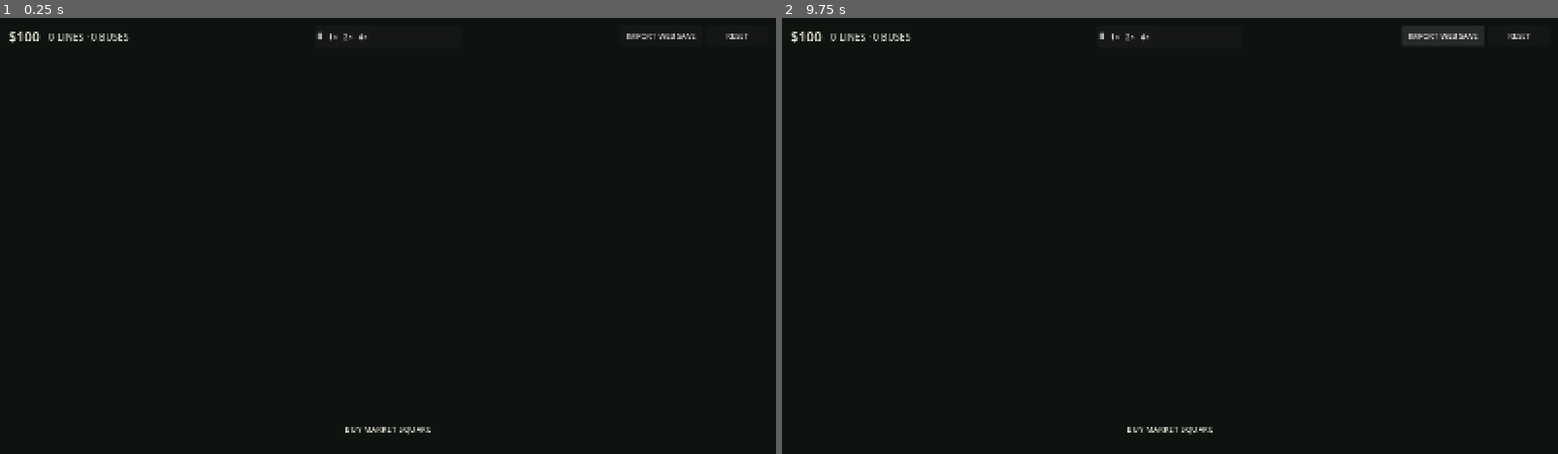
Above: before the commit, frames 1-2 (left to right).
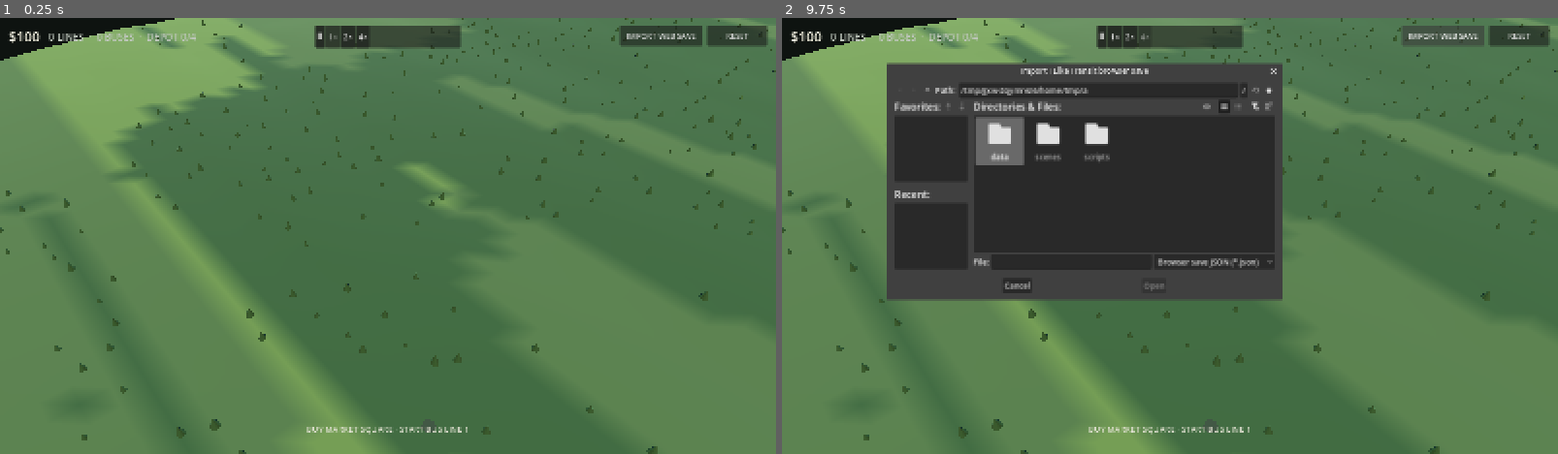
Above: after the commit, the same moments.

Repository: DawidCiesla/I_like_networks
Game: Godot game, scene res://scenes/main.tscn
Two runs of this game, one before a commit and one after it. Both use one fixed random seed, a clock stepped at 60 frames per second and the inputs below.
Inputs:
- Up to frame 1 (0.25 s): no input
- Up to frame 2 (9.75 s): click "Ⅱ" at 0.5 s; click "1×" at 1.25 s; click "2×" at 2 s; click "4×" at 2.75 s; click "Ⅱ" at 3.5 s; click "1×" at 4.25 s; click "2×" at 5 s; click "4×" at 5.75 s; click "Ⅱ" at 6.5 s; click "1×" at 7.25 s; click "2×" at 8 s; click "4×" at 8.75 s; click "IMPORT WEB SAVE" at 9.5 s

The runs differ from the first frame. In frame 1, 99% of the frame differs, in the area x 0-100%, y 0-100%; in frame 2, 98%.

Commit message:
Fix Godot 4.7 strict typing and parser compatibility
* fix: make game store typing explicit for Godot 4.7

* fix: add Godot 4.7 types to city plan generation

* fix: type road topology math for Godot 4.7

* fix: type transport layout helpers for Godot 4.7

* fix: type terrain calculations for Godot 4.7

* fix: type vegetation geometry for Godot 4.7

* fix: make city runtime Variant boundaries explicit for Godot 4.7

* fix: type city renderer calculations for Godot 4.7

* fix: type network ribbon vertices for Godot 4.7

* fix: type passenger effects and station lookup for Godot 4.7

* fix: type traffic interpolation for Godot 4.7

* fix: avoid Godot 4.7 convert builtin collision

* fix: type self-test values and use renamed browser importer

* chore: target Godot 4.7

* refactor: remove Variant config lookup from stop pricing

* docs: update runtime target to Godot 4.7

* docs: update runtime target to Godot 4.7

* ci: validate Godot 4.7 project and self-test

Diff:
--- a/godot/project.godot
+++ b/godot/project.godot
@@ -8,7 +8,7 @@
 
 config/name="I Like Transit"
 run/main_scene="res://scenes/main.tscn"
-config/features=PackedStringArray("4.6", "GL Compatibility")
+config/features=PackedStringArray("4.7", "GL Compatibility")
 
 [autoload]
 
--- a/godot/scripts/city/city_plan_generator.gd
+++ b/godot/scripts/city/city_plan_generator.gd
@@ -235,8 +235,8 @@
 	var local_offset := float(spec["halfWidth"]) * 0.58
 	for side in [-1.0, 1.0]:
 		var local_id := "local-%s-%s" % [spec["id"], "left" if side < 0.0 else "right"]
-		var start := stop + outward * float(spec["depth"]) * 0.18 + tangent * local_offset * side
-		var end := stop + outward * float(spec["depth"]) * 0.92 + tangent * local_offset * side
+		var start: Vector2 = stop + outward * float(spec["depth"]) * 0.18 + tangent * local_offset * side
+		var end: Vector2 = stop + outward * float(spec["depth"]) * 0.92 + tangent * local_offset * side
 		var parents: Array = [collector_id]
 		if not cross_ids.is_empty():
 			parents = [cross_ids[0]]
@@ -335,7 +335,7 @@
 			var zone := _zone_for(spec, seed, serial)
 			var size := _footprint(str(spec["id"]), zone, density)
 			var offset := Topology.road_half_width(str(road["class"])) + float(size.y) * 0.55 + 10.0
-			var position := center + normal * offset * side
+			var position: Vector2 = center + normal * offset * side
 			position += direction * ((_unit_random(seed, "%s:parcel-jitter:%d" % [spec["id"], serial]) - 0.5) * 18.0)
 
 			if not _parcel_allowed(seed, position, size, all_roads, reservations):
@@ -453,12 +453,12 @@
 	if _inside_reservation(position, size, reservations):
 		return false
 
-	var radius := max(size.x, size.y) * 0.44
+	var radius: float = maxf(size.x, size.y) * 0.44
 	for road in roads:
 		var closest := Topology.closest_point_on_road(position, road)
 		if closest.is_empty():
 			continue
-		var minimum := radius + Topology.road_half_width(str(road.get("class", "local"))) + 5.0
+		var minimum: float = radius + Topology.road_half_width(str(road.get("class", "local"))) + 5.0
 		if float(closest["distance"]) < minimum and str(road.get("id", "")) != "":
 			var frontage_relax := str(road.get("class", "")) in ["local", "collector"]
 			if not frontage_relax or float(closest["distance"]) < Topology.road_half_width(str(road.get("class", "local"))) + 4.0:
--- a/godot/scripts/city/city_runtime.gd
+++ b/godot/scripts/city/city_runtime.gd
@@ -107,7 +107,7 @@
 		return false
 
 	if unlock.has("districtId"):
-		var district := _find_by_id(store.city["districts"], str(unlock["districtId"]))
+		var district: Variant = _find_by_id(store.city["districts"], str(unlock["districtId"]))
 		return district != null and str(district.get("status", "")) == "active"
 
 	var line_key := str(unlock.get("lineKey", ""))
@@ -133,18 +133,18 @@
 
 static func _activate_blocks(city: Dictionary, district: Dictionary) -> void:
 	for block_id in district.get("blockIds", []):
-		var block := _find_by_id(city["blocks"], str(block_id))
+		var block: Variant = _find_by_id(city["blocks"], str(block_id))
 		if block != null:
 			block["status"] = "active"
 
 static func _district_pressure(store: Node, district: Dictionary) -> float:
 	var line_key := str(district.get("lineKey", "line1"))
 	var line: Dictionary = store.lines.get(line_key, store.lines["line1"])
-	var age := max(0.0, float(store.city["time_seconds"]) - float(district.get("activatedAt", 0.0)))
-	var age_score := min(3.5, age / 40.0)
-	var stop_score := max(0, int(line.get("stop_count", 0)) - 1) * 0.35
-	var ridership_score := min(2.5, float(line.get("last_delivered_ppm", 0.0)) / 8.0)
-	var fleet_score := min(1.5, float(line.get("fleet_count", 0)) * 0.25)
+	var age: float = maxf(0.0, float(store.city["time_seconds"]) - float(district.get("activatedAt", 0.0)))
+	var age_score: float = minf(3.5, age / 40.0)
+	var stop_score: float = float(maxi(0, int(line.get("stop_count", 0)) - 1)) * 0.35
+	var ridership_score: float = minf(2.5, float(line.get("last_delivered_ppm", 0.0)) / 8.0)
+	var fleet_score: float = minf(1.5, float(line.get("fleet_count", 0)) * 0.25)
 	var interchange_bonus := 1.2 if str(district.get("id", "")) == "park" and bool(store.lines["line2"].get("built", false)) else 0.0
 	var central_bonus := 0.8 if str(district.get("theme", "")) == "central" else 0.0
 	return 0.6 + age_score + stop_score + ridership_score + fleet_score + interchange_bonus + central_bonus
@@ -172,7 +172,7 @@
 
 static func _road_dependencies_built(city: Dictionary, road: Dictionary) -> bool:
 	for parent_id in road.get("parentRoadIds", []):
-		var parent := _find_by_id(city["roads"], str(parent_id))
+		var parent: Variant = _find_by_id(city["roads"], str(parent_id))
 		if parent == null or str(parent.get("status", "")) != "built":
 			return false
 	return true
@@ -236,7 +236,7 @@
 			return false
 
 	var pressure := _district_pressure(store, district)
-	var age := max(0.0, float(store.city["time_seconds"]) - float(district.get("activatedAt", 0.0)))
+	var age: float = maxf(0.0, float(store.city["time_seconds"]) - float(district.get("activatedAt", 0.0)))
 	var parcels: Array = []
 
 	for parcel in store.city["parcels"]:
@@ -281,7 +281,7 @@
 	var frontage := str(parcel.get("frontageRoadId", ""))
 	if frontage.is_empty():
 		return false
-	var road := _find_by_id(city["roads"], frontage)
+	var road: Variant = _find_by_id(city["roads"], frontage)
 	return road != null and str(road.get("status", "")) == "built"
 
 static func _building_profile(district: Dictionary, parcel: Dictionary, pressure: float) -> Dictionary:
@@ -363,7 +363,7 @@
 static func _project_can_start(city: Dictionary, project: Dictionary) -> bool:
 	if str(project.get("type", "")) != "road":
 		return true
-	var road := _find_by_id(city["roads"], str(project.get("targetId", "")))
+	var road: Variant = _find_by_id(city["roads"], str(project.get("targetId", "")))
 	return road != null and _road_dependencies_built(city, road)
 
 static func _start_eligible_projects(city: Dictionary) -> bool:
@@ -399,11 +399,11 @@
 		changed = true
 
 		if str(project["type"]) == "road":
-			var road := _find_by_id(city["roads"], str(project["targetId"]))
+			var road: Variant = _find_by_id(city["roads"], str(project["targetId"]))
 			if road != null:
 				road["status"] = "constructing"
 		else:
-			var parcel := _find_by_id(city["parcels"], str(project["targetId"]))
+			var parcel: Variant = _find_by_id(city["parcels"], str(project["targetId"]))
 			if parcel != null:
 				var building_id := "building-%s" % str(parcel["id"])
 				parcel["buildingId"] = building_id
@@ -432,7 +432,7 @@
 		if str(project.get("status", "")) != "active":
 			continue
 
-		var progress := clamp(
+		var progress: float = clampf(
 			float(project.get("progress", 0.0))
 			+ delta_seconds / max(0.01, float(project.get("duration", 1.0))),
 			0.0,
@@ -442,11 +442,11 @@
 		changed = true
 
 		if str(project["type"]) == "road":
-			var road := _find_by_id(city["roads"], str(project["targetId"]))
+			var road: Variant = _find_by_id(city["roads"], str(project["targetId"]))
 			if road != null:
 				road["constructionProgress"] = progress
 		else:
-			var building := _find_building_by_parcel(city, str(project["targetId"]))
+			var building: Variant = _find_building_by_parcel(city, str(project["targetId"]))
 			if building != null:
 				building["constructionProgress"] = progress
 
@@ -461,17 +461,17 @@
 	project["completedAt"] = float(city["time_seconds"])
 
 	if str(project["type"]) == "road":
-		var road := _find_by_id(city["roads"], str(project["targetId"]))
+		var road: Variant = _find_by_id(city["roads"], str(project["targetId"]))
 		if road != null:
 			road["status"] = "built"
 			road["constructionProgress"] = 1.0
 		return
 
-	var parcel := _find_by_id(city["parcels"], str(project["targetId"]))
+	var parcel: Variant = _find_by_id(city["parcels"], str(project["targetId"]))
 	if parcel != null:
 		parcel["status"] = "built"
 
-	var building := _find_building_by_parcel(city, str(project["targetId"]))
+	var building: Variant = _find_building_by_parcel(city, str(project["targetId"]))
 	if building != null:
 		building["status"] = "built"
 		building["constructionProgress"] = 1.0
@@ -491,7 +491,7 @@
 		district["developmentLevel"] = float(built) / float(parcel_ids.size())
 
 static func _parcel_frontage_angle(city: Dictionary, parcel: Dictionary) -> float:
-	var road := _find_by_id(city["roads"], str(parcel.get("frontageRoadId", "")))
+	var road: Variant = _find_by_id(city["roads"], str(parcel.get("frontageRoadId", "")))
 	if road == null:
 		return 0.0
 
@@ -512,8 +512,8 @@
 		var length_sq := ab.length_squared()
 		if length_sq <= 0.000000001:
 			continue
-		var t := clamp((parcel_point - a).dot(ab) / length_sq, 0.0, 1.0)
-		var projected := a + ab * t
+		var t: float = clampf((parcel_point - a).dot(ab) / length_sq, 0.0, 1.0)
+		var projected: Vector2 = a + ab * t
 		var distance := parcel_point.distance_to(projected)
 		if distance < best_distance:
 			best_distance = distance
--- a/godot/scripts/city/road_topology.gd
+++ b/godot/scripts/city/road_topology.gd
@@ -31,8 +31,8 @@
 			"distance": point.distance_to(a),
 		}
 
-	var t := clamp((point - a).dot(ab) / length_squared, 0.0, 1.0)
-	var projection := a + ab * t
+	var t: float = clampf((point - a).dot(ab) / length_squared, 0.0, 1.0)
+	var projection: Vector2 = a + ab * t
 	return {
 		"point": projection,
 		"t": t,
@@ -105,7 +105,7 @@
 				var c := _to_vec(other_points[second_index])
 				var d := _to_vec(other_points[second_index + 1])
 				var second_direction := (d - c).normalized()
-				var dot := abs(first_direction.dot(second_direction))
+				var dot: float = absf(first_direction.dot(second_direction))
 				if dot < 0.94:
 					continue
 				var minimum := (
--- a/godot/scripts/core/game_store.gd
+++ b/godot/scripts/core/game_store.gd
@@ -143,7 +143,7 @@
 		return true
 
 	for line_key in Data.LINE_KEYS:
-		var index := Data.STATION_IDS[line_key].find(station_id)
+		var index: int = Data.STATION_IDS[line_key].find(station_id)
 		if index < 0:
 			continue
 
@@ -162,7 +162,7 @@
 		var line: Dictionary = lines[line_key]
 		if not bool(line["built"]):
 			continue
-		var index := Data.STATION_IDS[line_key].find(station_id)
+		var index: int = Data.STATION_IDS[line_key].find(station_id)
 		if index >= 0 and index < int(line["stop_count"]):
 			result.append(line_key)
 	return result
@@ -173,7 +173,7 @@
 		var line: Dictionary = lines[line_key]
 		if not bool(line["built"]):
 			continue
-		var stop_index := Data.STATION_IDS[line_key].find(station_id)
+		var stop_index: int = Data.STATION_IDS[line_key].find(station_id)
 		if stop_index >= 0 and stop_index < int(line["stop_count"]):
 			total += stop_waiting_passengers(line_key, stop_index)
 	return total
@@ -197,7 +197,7 @@
 
 func line_route_length_km(line_key: String) -> float:
 	var line: Dictionary = lines[line_key]
-	var segment_count := max(0, int(line["stop_count"]) - 1)
+	var segment_count: int = maxi(0, int(line["stop_count"]) - 1)
 	var lengths: Array = Data.LINE_CONFIG[line_key]["segment_lengths_km"]
 	var total := 0.0
 	for index in range(segment_count):
@@ -293,7 +293,7 @@
 	for line_key in Data.LINE_KEYS:
 		if bool(lines[line_key]["built"]):
 			built_lines += 1
-	var purchased := max(0, garage_used() - built_lines)
+	var purchased: int = maxi(0, garage_used() - built_lines)
 	return roundi(
 		float(Data.ECONOMY["bus_base_cost"])
 		* pow(float(Data.ECONOMY["bus_cost_growth"]), purchased)
@@ -301,14 +301,35 @@
 
 func next_stop_cost(line_key: String) -> int:
 	var line: Dictionary = lines[line_key]
-	var config := {
-		"line1": [Data.ECONOMY["line1_stop_base_cost"], Data.ECONOMY["line1_stop_cost_growth"], 1],
-		"line2": [Data.ECONOMY["line2_stop_base_cost"], Data.ECONOMY["line2_stop_cost_growth"], 2],
-		"line3": [Data.ECONOMY["line3_stop_base_cost"], Data.ECONOMY["line3_stop_cost_growth"], 2],
-		"line4": [Data.ECONOMY["line4_stop_base_cost"], Data.ECONOMY["line4_stop_cost_growth"], 2],
-	}[line_key]
-	var purchased := max(0, int(line["stop_count"]) - int(config[2]))
-	return roundi(float(config[0]) * pow(float(config[1]), purchased))
+	var base_cost: float = 0.0
+	var growth: float = 1.0
+	var included_stops: int = 1
+
+	match line_key:
+		"line1":
+			base_cost = float(Data.ECONOMY["line1_stop_base_cost"])
+			growth = float(Data.ECONOMY["line1_stop_cost_growth"])
+			included_stops = 1
+		"line2":
+			base_cost = float(Data.ECONOMY["line2_stop_base_cost"])
+			growth = float(Data.ECONOMY["line2_stop_cost_growth"])
+			included_stops = 2
+		"line3":
+			base_cost = float(Data.ECONOMY["line3_stop_base_cost"])
+			growth = float(Data.ECONOMY["line3_stop_cost_growth"])
+			included_stops = 2
+		"line4":
+			base_cost = float(Data.ECONOMY["line4_stop_base_cost"])
+			growth = float(Data.ECONOMY["line4_stop_cost_growth"])
+			included_stops = 2
+		_:
+			return 0
+
+	var purchased: int = maxi(
+		0,
+		int(line["stop_count"]) - included_stops
+	)
+	return roundi(base_cost * pow(growth, purchased))
 
 func can_build_depot() -> bool:
 	return not bool(depot["built"]) and int(lines["line1"]["stop_count"]) >= 3
@@ -685,7 +706,7 @@
 		if waiting <= 0.0:
 			continue
 
-		var take := min(waiting, available_space)
+		var take: float = minf(waiting, available_space)
 		row[destination] = waiting - take
 		onboard[destination] = float(onboard[destination]) + take
 		vehicle["onboard_passengers"] = float(vehicle["onboard_passengers"]) + take
@@ -749,8 +770,8 @@
 
 	while remaining > 0.0 and guard < 8:
 		guard += 1
-		var phase_remaining := max(0.0, float(vehicle["phase_minutes_remaining"]))
-		var step := min(remaining, phase_remaining)
+		var phase_remaining: float = maxf(0.0, float(vehicle["phase_minutes_remaining"]))
+		var step: float = minf(remaining, phase_remaining)
 		vehicle["phase_minutes_remaining"] = float(vehicle["phase_minutes_remaining"]) - step
 		remaining -= step
 
@@ -797,8 +818,8 @@
 	if real_delta_seconds <= 0.0 or simulation_speed <= 0:
 		return false
 
-	var delta_seconds := min(real_delta_seconds, 0.25) * float(simulation_speed)
-	var delta_minutes := delta_seconds * float(Data.GAME_MINUTES_PER_REAL_SECOND)
+	var delta_seconds: float = minf(real_delta_seconds, 0.25) * float(simulation_speed)
+	var delta_minutes: float = delta_seconds * float(Data.GAME_MINUTES_PER_REAL_SECOND)
 	elapsed_seconds += delta_seconds
 
 	for line_key in Data.LINE_KEYS:
@@ -826,8 +847,8 @@
 				if current_stop > next_stop:
 					route.reverse()
 
-				var duration := max(0.000001, float(vehicle["phase_duration_minutes"]))
-				var progress := clamp(
+				var duration: float = maxf(0.000001, float(vehicle["phase_duration_minutes"]))
+				var progress: float = clampf(
 					1.0 - float(vehicle["phase_minutes_remaining"]) / duration,
 					0.0,
 					1.0
--- a/godot/scripts/debug/self_test.gd
+++ b/godot/scripts/debug/self_test.gd
@@ -67,13 +67,13 @@
 	store.reset_state(false)
 	store.money = 10_000.0
 
-	var before := store.money
+	var before: float = float(store.money)
 	assert(store.build_next_stop("line1"))
 	assert(bool(store.lines["line1"]["built"]))
 	assert(int(store.lines["line1"]["fleet_count"]) == 1)
 	assert(float(store.stats["lifetime_revenue"]) == 0.0)
 
-	var after_purchase := store.money
+	var after_purchase: float = float(store.money)
 	assert(after_purchase < before)
 
 	store._advance_simulation(0.5)
@@ -217,7 +217,7 @@
 		},
 	}
 
-	var converted := BrowserImporter.convert(web_state)
+	var converted := BrowserImporter.convert_browser_save(web_state)
 	assert(not converted.is_empty())
 	assert(int(converted["version"]) == Data.GAME_VERSION)
 	assert(is_equal_approx(float(converted["money"]), 4321.0))
--- a/godot/scripts/persistence/browser_save_importer.gd
+++ b/godot/scripts/persistence/browser_save_importer.gd
@@ -13,9 +13,9 @@
 	if typeof(parsed) != TYPE_DICTIONARY:
 		return {}
 
-	return convert(parsed)
+	return convert_browser_save(parsed)
 
-static func convert(parsed: Dictionary) -> Dictionary:
+static func convert_browser_save(parsed: Dictionary) -> Dictionary:
 	var source: Dictionary = parsed.get("state", parsed)
 	var web_version := int(source.get("version", 0))
 	if web_version < 6 or web_version > 12:
--- a/godot/scripts/render/city_renderer.gd
+++ b/godot/scripts/render/city_renderer.gd
@@ -170,7 +170,7 @@
 		var normal := Vector2(-direction.y, direction.x)
 
 		for side in [-1.0, 1.0]:
-			var point := points[index] + normal * width * 0.5 * side
+			var point: Vector2 = points[index] + normal * width * 0.5 * side
 			mesh.surface_add_vertex(Vector3(
 				point.x,
 				Terrain.height(GameStore.city_seed, point.x, point.y) + height_offset,
@@ -190,7 +190,7 @@
 	return result
 
 func _polyline_prefix(points: Array[Vector2], progress: float) -> Array[Vector2]:
-	var clamped := clamp(progress, 0.0, 1.0)
+	var clamped: float = clampf(progress, 0.0, 1.0)
 	if clamped >= 1.0:
 		return points.duplicate()
 	if clamped <= 0.0 or points.size() < 2:
@@ -203,7 +203,7 @@
 		lengths.append(length)
 		total += length
 
-	var target := total * clamped
+	var target: float = total * clamped
 	var travelled := 0.0
 	var result: Array[Vector2] = [points[0]]
 
@@ -214,7 +214,7 @@
 			travelled += length
 			continue
 
-		var local := 0.0 if length <= 0.000001 else (target - travelled) / length
+		var local: float = 0.0 if length <= 0.000001 else (target - travelled) / length
 		result.append(points[index].lerp(points[index + 1], local))
 		break
 
@@ -311,9 +311,9 @@
 	root.name = str(building["id"])
 	_buildings_root.add_child(root)
 
-	var inset := max(4.0, float(parcel.get("setback", 6.0)))
-	var width := max(14.0, float(parcel.get("w", 38.0)) - inset * 1.4)
-	var depth := max(12.0, float(parcel.get("h", 34.0)) - inset * 1.4)
+	var inset: float = maxf(4.0, float(parcel.get("setback", 6.0)))
+	var width: float = maxf(14.0, float(parcel.get("w", 38.0)) - inset * 1.4)
+	var depth: float = maxf(12.0, float(parcel.get("h", 34.0)) - inset * 1.4)
 	var height := float(building.get("profile", {}).get("heightMeters", 8.0))
 
 	var mesh_instance := MeshInstance3D.new()
@@ -345,7 +345,7 @@
 	}
 
 func _update_building(entry: Dictionary, building: Dictionary) -> void:
-	var progress := 1.0 if str(building.get("status", "")) == "built" else clamp(float(building.get("constructionProgress", 0.0)), 0.04, 1.0)
+	var progress: float = 1.0 if str(building.get("status", "")) == "built" else clampf(float(building.get("constructionProgress", 0.0)), 0.04, 1.0)
 	var mesh_instance: MeshInstance3D = entry["mesh"]
 	var height := float(entry["height"])
 	mesh_instance.scale.y = progress
--- a/godot/scripts/render/network_renderer.gd
+++ b/godot/scripts/render/network_renderer.gd
@@ -114,7 +114,7 @@
 		var normal := Vector2(-direction.y, direction.x)
 
 		for side in [-1.0, 1.0]:
-			var point := points[index] + normal * width * 0.5 * side
+			var point: Vector2 = points[index] + normal * width * 0.5 * side
 			mesh.surface_add_vertex(Vector3(
 				point.x,
 				Terrain.height(GameStore.city_seed, point.x, point.y) + height_offset,
--- a/godot/scripts/render/passenger_renderer.gd
+++ b/godot/scripts/render/passenger_renderer.gd
@@ -191,8 +191,8 @@
 			continue
 
 		effect["age"] = float(effect["age"]) + delta
-		var duration := max(0.01, float(effect["duration"]))
-		var t := clamp(float(effect["age"]) / duration, 0.0, 1.0)
+		var duration: float = maxf(0.01, float(effect["duration"]))
+		var t: float = clampf(float(effect["age"]) / duration, 0.0, 1.0)
 		var eased := 1.0 - pow(1.0 - t, 3.0)
 		var start: Vector3 = effect["start"]
 		var finish: Vector3 = effect["finish"]
@@ -206,7 +206,7 @@
 
 func _station_position(station_id: String) -> Vector2:
 	for line_key in Data.LINE_KEYS:
-		var index := Data.STATION_IDS[line_key].find(station_id)
+		var index: int = Data.STATION_IDS[line_key].find(station_id)
 		if index >= 0:
 			return Layout.stop_position(line_key, index)
 	return Vector2.ZERO
--- a/godot/scripts/render/traffic_renderer.gd
+++ b/godot/scripts/render/traffic_renderer.gd
@@ -150,13 +150,13 @@
 	if points.size() == 1:
 		return {"position": points[0], "tangent": Vector2.RIGHT}
 
-	var remaining := max(0.0, distance_along)
+	var remaining: float = maxf(0.0, distance_along)
 	for index in range(points.size() - 1):
 		var a := points[index]
 		var b := points[index + 1]
 		var length := a.distance_to(b)
 		if remaining <= length or index == points.size() - 2:
-			var t := 0.0 if length <= 0.000001 else remaining / length
+			var t: float = 0.0 if length <= 0.000001 else remaining / length
 			return {
 				"position": a.lerp(b, t),
 				"tangent": (b - a).normalized(),
--- a/godot/scripts/transport/transport_layout.gd
+++ b/godot/scripts/transport/transport_layout.gd
@@ -92,7 +92,7 @@
 		var next := spread_points[index + 1]
 		var incoming := previous.distance_to(corner)
 		var outgoing := corner.distance_to(next)
-		var effective_radius := min(radius, min(incoming * 0.38, outgoing * 0.38))
+		var effective_radius: float = minf(radius, minf(incoming * 0.38, outgoing * 0.38))
 		var entry := _point_toward(corner, previous, effective_radius)
 		var exit := _point_toward(corner, next, effective_radius)
 		result.append(entry)
@@ -117,7 +117,7 @@
 
 static func built_route(line_key: String, stop_count: int) -> Array[Vector2]:
 	var result: Array[Vector2] = []
-	var segment_count := max(0, stop_count - 1)
+	var segment_count: int = maxi(0, stop_count - 1)
 	if segment_count == 0:
 		if stop_count > 0:
 			result.append(stop_position(line_key, 0))
--- a/godot/scripts/world/terrain_model.gd
+++ b/godot/scripts/world/terrain_model.gd
@@ -89,7 +89,7 @@
 	var noise := _fbm(seed, x - 311.0, z + 907.0, 610.0, 4, "forest") * 0.5 + 0.5
 	var wet := moisture(seed, x, z)
 	var slope := slope_degrees(seed, x, z)
-	var slope_bonus := min(0.18, slope / 90.0)
+	var slope_bonus: float = minf(0.18, slope / 90.0)
 	return clamp(noise * 0.68 + wet * 0.32 + slope_bonus, 0.0, 1.0)
 
 static func biome(seed: int, x: float, z: float) -> String:
--- a/godot/scripts/world/vegetation_renderer.gd
+++ b/godot/scripts/world/vegetation_renderer.gd
@@ -187,7 +187,7 @@
 	var length_sq := ab.length_squared()
 	if length_sq <= 0.000001:
 		return point.distance_to(a)
-	var t := clamp((point - a).dot(ab) / length_sq, 0.0, 1.0)
+	var t: float = clampf((point - a).dot(ab) / length_sq, 0.0, 1.0)
 	return point.distance_to(a + ab * t)
 
 func _pseudo(x: float, z: float, channel: int) -> float:
Not shown, added: .github/workflows/godot-4-7.yml
Not shown, changed: docs/godot-port.md
